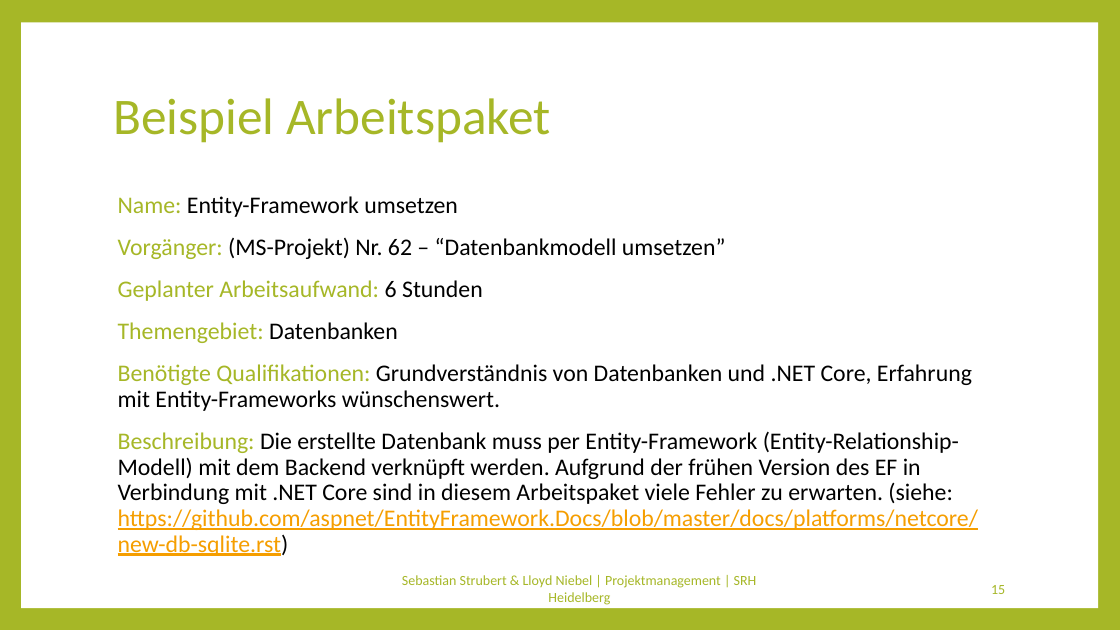
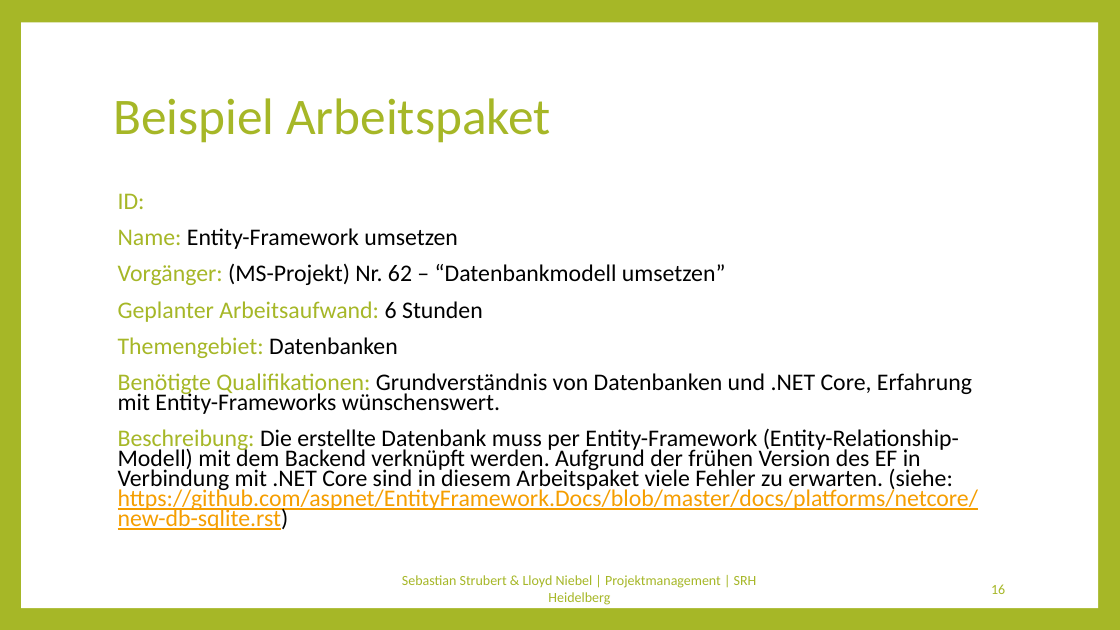
Before and after one commit to Kulu-M/KanBan-App, a slide deck: slide 16 of KanBan-App/Documents/Abschlusspräsentation/Projektmanagement.pptx (slide 15 before the commit). Drawn at 1120x630 pixels with LibreOffice and Linux fonts; fonts in the diff are those of the drawing. Boxes give left, top, right and bottom in pixels: in the first picture for what was removed or moved away, otherwise in the second. Text is boxed around its words. In the diff, an @@ line names an element or a change of style, - is before the commit and + after.

```diff
--- a/KanBan-App/Documents/Abschlusspräsentation/Projektmanagement.pptx
+++ b/KanBan-App/Documents/Abschlusspräsentation/Projektmanagement.pptx
@@ text at (x1=118, y1=193, x2=145, y2=209): paragraph added @@
+ID:
@@ text at (x1=118, y1=228, x2=978, y2=530): line spacing 0.9 to 0.7 @@
@@ page number at (x1=991, y1=584, x2=1005, y2=594): text changed @@
-15
+16
```
Also in this commit, not shown: 2 other slides changed, 2 slides added.
